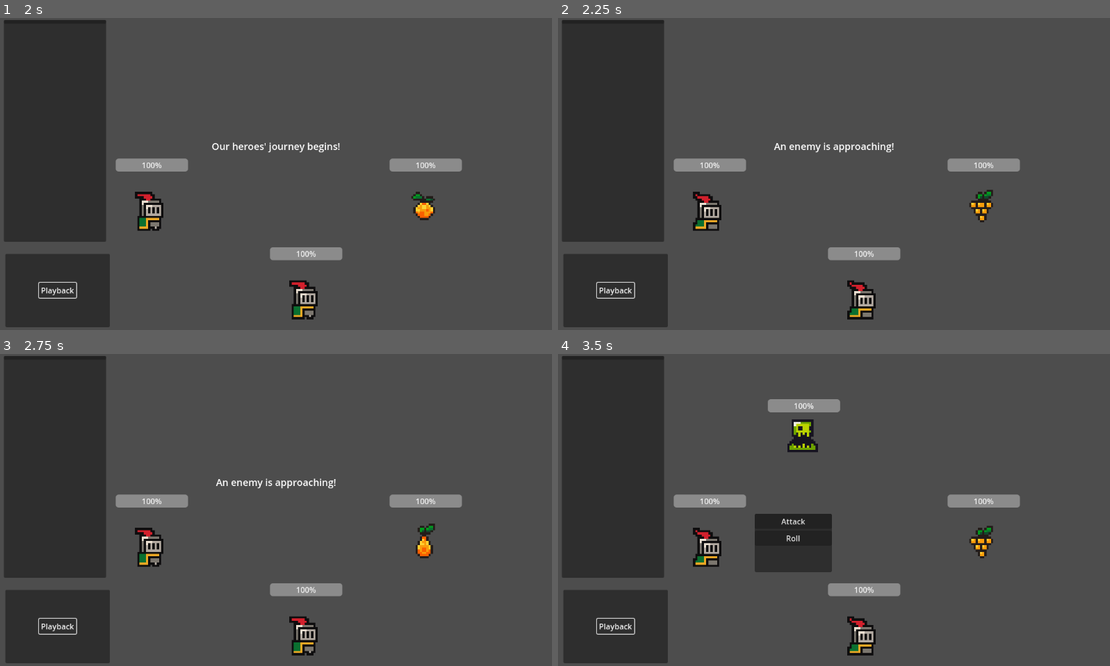
Above: before the commit, frames 1-4 (two rows, left to right).
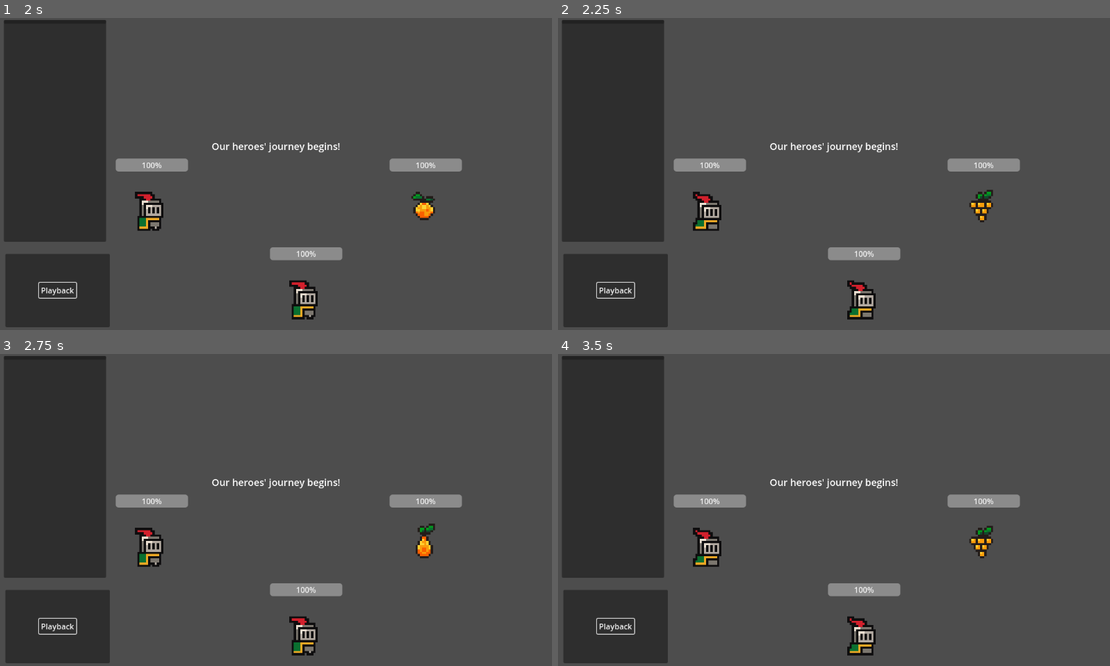
Above: after the commit, the same moments.

Repository: jhobz/rpg-prototype
Game: Godot game, scene res://scenes/game.tscn
The game is run twice, just before and just after one commit, with the same random seed, the same clock (stepped at 60 frames per second) and the same inputs.
Inputs:
- Up to frame 1 (2 s): click "Playback" at 1.25 s
- Up to frame 2 (2.25 s): no input
- Up to frame 3 (2.75 s): no input
- Up to frame 4 (3.5 s): no input

Frame 1 is identical in both runs. In frame 2, 0.3% of the frame differs, in the area x 38-62%, y 39-44%; in frame 3, 0.3%; in frame 4, 3.9%, in the area x 35-62%, y 14-70%.
Error after the commit: Invalid call. Nonexistent function 'init' in base 'Nil'. (res://logic/game_states/EncounterSetup.gd:31)

Commit message:
reattach moved scripts

Diff:
--- a/scenes/game.tscn
+++ b/scenes/game.tscn
@@ -27,10 +27,8 @@
 starting_state = NodePath("EncounterSetup")
 metadata/_custom_type_script = "uid://c4t4igimji1m2"
 
-[node name="EncounterSetup" type="Node" parent="GameStateMachine" node_paths=PackedStringArray("battle_setup_state", "run_complete_state")]
+[node name="EncounterSetup" type="Node" parent="GameStateMachine"]
 script = ExtResource("3_ir15t")
-battle_setup_state = NodePath("../BattleSetup")
-run_complete_state = NodePath("../RunComplete")
 metadata/_custom_type_script = "uid://drjq2ahjmnkhw"
 
 [node name="BattleSetup" type="Node" parent="GameStateMachine" node_paths=PackedStringArray("battle_idle_state", "encounter_complete_state")]
@@ -46,27 +44,24 @@
 run_failed_state = NodePath("../RunFailed")
 metadata/_custom_type_script = "uid://drjq2ahjmnkhw"
 
-[node name="CharacterTurn" type="Node" parent="GameStateMachine" node_paths=PackedStringArray("idle_state")]
+[node name="CharacterTurn" type="Node" parent="GameStateMachine"]
 script = ExtResource("4_gee14")
-idle_state = NodePath("../BattleIdle")
 metadata/_custom_type_script = "uid://drjq2ahjmnkhw"
 
 [node name="TurnStateMachine" type="Node" parent="GameStateMachine/CharacterTurn"]
 script = ExtResource("1_lbhrr")
 metadata/_custom_type_script = "uid://c4t4igimji1m2"
 
-[node name="EncounterComplete" type="Node" parent="GameStateMachine" node_paths=PackedStringArray("encounter_setup_state")]
+[node name="EncounterComplete" type="Node" parent="GameStateMachine"]
 script = ExtResource("7_rysoc")
-encounter_setup_state = NodePath("../EncounterSetup")
 metadata/_custom_type_script = "uid://drjq2ahjmnkhw"
 
 [node name="RunComplete" type="Node" parent="GameStateMachine"]
 script = ExtResource("8_ssvqc")
 metadata/_custom_type_script = "uid://drjq2ahjmnkhw"
 
-[node name="RunFailed" type="Node" parent="GameStateMachine" node_paths=PackedStringArray("encounter_setup_state")]
+[node name="RunFailed" type="Node" parent="GameStateMachine"]
 script = ExtResource("9_264po")
-encounter_setup_state = NodePath("../EncounterSetup")
 metadata/_custom_type_script = "uid://drjq2ahjmnkhw"
 
 [node name="Status" type="Label" parent="."]
Not shown: 1 places in scenes/game.tscn that only renumber resources
